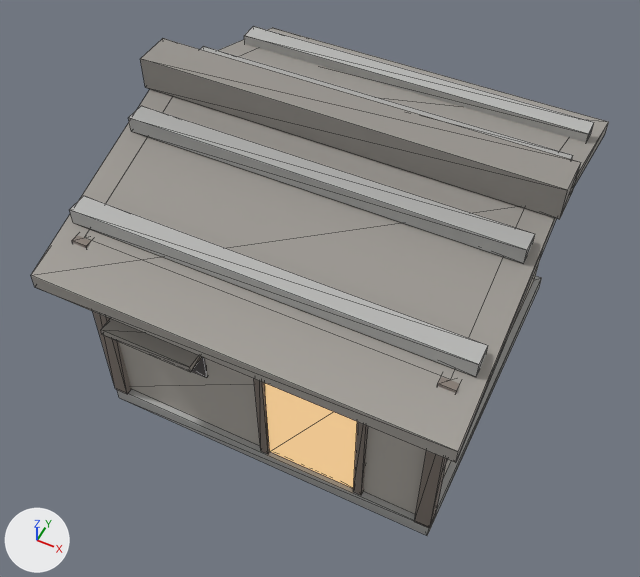
The glTF model Oxygen/project/Assets/Models/JapaneseCity/JP_Poor_Hut_A.glb, before and after one commit.
The view is the same before and after, from a 50 mm lens placed at (3.05, -4.69, 9.24), pointed at (-0.05, 1.5, 1.5). The axes (+X, +Y, +Z) are drawn at lower left. The lights are the same throughout. The older version comes first. Mesh edges are drawn as thin lines. Vertices at exactly the same position are counted once.

The first picture shows 'JP_Poor_Hut_A'.
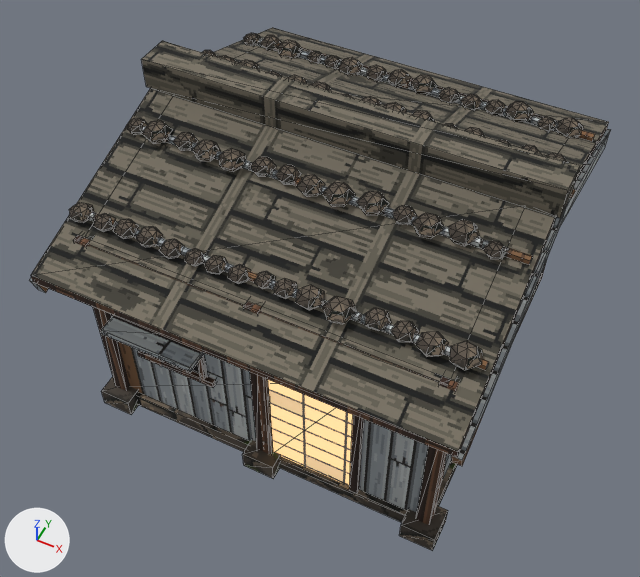
Edits to the bpy script that builds the scene:
```text
Add mat_jp_stone_rough:
    mat_jp_stone_rough = bpy.data.materials.new('JP_Stone_Rough')
    # uses the picture img_jp_stone_rough
Add mat_jp_shoji_patched:
    mat_jp_shoji_patched = bpy.data.materials.new('JP_Shoji_Patched')
    # colours: beige #ffce90, mixed with the vertex colours
    # uses the picture img_jp_shoji_patched
    # uses the picture img_jp_shoji_patched_emi
Add mat_jp_wood_weathered_v:
    mat_jp_wood_weathered_v = bpy.data.materials.new('JP_Wood_Weathered_V')
    # uses the picture img_jp_wood_weathered
Add mat_jp_roof_plank:
    mat_jp_roof_plank = bpy.data.materials.new('JP_Roof_Plank')
    # uses the picture img_jp_roof_plank
Add mat_jp_wood_cedardark:
    mat_jp_wood_cedardark = bpy.data.materials.new('JP_Wood_CedarDark')
    # uses the picture img_jp_wood_cedardark
Add mat_jp_wood_weathered:
    mat_jp_wood_weathered = bpy.data.materials.new('JP_Wood_Weathered')
    # uses the picture img_jp_wood_weathered
Add mat_jp_mat_opening:
    mat_jp_mat_opening = bpy.data.materials.new('JP_Mat_Opening')
    # uses the picture img_jp_mat_opening
Change me_jp_poor_hut_a:
    remove me_jp_poor_hut_a.from_pydata(...)  # 126 vertices, 192 faces; spans x -2.35..2.35, y -0.55..4.55, z 0.0..3.77
    remove me_jp_poor_hut_a.materials.append(mat_jp_gb_stone)
    remove me_jp_poor_hut_a.materials.append(mat_jp_gb_glow)
    remove me_jp_poor_hut_a.materials.append(mat_jp_gb_wood)
    remove me_jp_poor_hut_a.materials.append(mat_jp_gb_opening)
    add me_jp_poor_hut_a.from_pydata(...)  # 1422 vertices, 2470 faces; spans x -2.35..2.35, y -0.55..4.55, z 0.0..3.75
    me_jp_poor_hut_a part 1: a new loose piece, a box spanning x -2.06..2.06, y -0.06..4.06, z 0.0..0.2, in mat_jp_stone_rough
    me_jp_poor_hut_a part 2: a new loose piece, a box spanning x -2.2..-1.8, y -0.22..0.18, z 0.0..0.25, in mat_jp_stone_rough
    me_jp_poor_hut_a part 3: a new loose piece, a box spanning x -0.2..0.2, y -0.22..0.18, z 0.0..0.25, in mat_jp_stone_rough
    me_jp_poor_hut_a part 4: a new loose piece, a box spanning x 1.8..2.2, y -0.22..0.18, z 0.0..0.25, in mat_jp_stone_rough
    me_jp_poor_hut_a part 5: the loose piece of 8 vertices spanning x -2.2..2.2, y 1.24..1.48, z 3.22..3.4 is rebuilt with 10 vertices and now spans x -2.25..2.25, y 1.25..1.33, z 3.22..3.3, in mat_jp_wood_weathered
    me_jp_poor_hut_a part 6: the loose piece of 8 vertices spanning x 1.15..1.25, y -0.06..0.02, z 0.2..2.15 is rebuilt with 8 vertices and now spans x 1.1..1.2, y -0.06..0.04, z 0.2..2.15, in mat_jp_wood_cedardark
    me_jp_poor_hut_a part 7: the loose piece of 8 vertices spanning x -2.2..2.2, y 3.66..3.9, z 2.85..3.03 is rebuilt with 10 vertices and now spans x -2.25..2.25, y 3.75..3.83, z 2.87..2.95, in mat_jp_wood_weathered
    me_jp_poor_hut_a part 8: the loose piece of 8 vertices spanning x -2.2..2.2, y 0.09..0.34, z 2.85..3.03 is rebuilt with 10 vertices and now spans x -2.25..2.25, y 0.18..0.26, z 2.87..2.95, in mat_jp_wood_weathered
    me_jp_poor_hut_a part 9: the loose piece of 8 vertices spanning x 0.05..1.15, y -0.02..0.1, z 0.2..2.05 is rebuilt with 8 vertices and now spans x 0.1..1.1, y -0.02..0.06, z 0.2..2.05, in mat_jp_shoji_patched
    me_jp_poor_hut_a part 10: the loose piece of 8 vertices spanning x -2.35..2.35, y 1.78..2.22, z 3.4..3.77 is rebuilt with 8 vertices and now spans x -2.35..2.35, y 1.8..2.2, z 3.4..3.75, in mat_jp_roof_plank
    me_jp_poor_hut_a part 11: the loose piece of 8 vertices spanning x -2.2..2.2, y 2.52..2.76, z 3.22..3.4 is rebuilt with 10 vertices and now spans x -2.25..2.25, y 2.68..2.76, z 3.22..3.3, in mat_jp_wood_weathered
    me_jp_poor_hut_a part 12: the loose piece of 8 vertices spanning x -0.05..0.05, y -0.06..0.02, z 0.2..2.15 is rebuilt with 8 vertices and now spans x 0.0..0.1, y -0.06..0.04, z 0.2..2.15, in mat_jp_wood_cedardark
    me_jp_poor_hut_a part 13: the loose piece of 8 vertices spanning x -1.5..-0.7, y -0.02..0.1, z 1.2..1.8 is rebuilt with 8 vertices and now spans x -1.5..-0.7, y -0.01..0.04, z 1.2..1.8, in mat_jp_mat_opening
    me_jp_poor_hut_a part 14: 30 vertices removed from x -2.3..2.3, y -0.55..4.55, z 0.0..3.27; 1286 vertices added at x -2.35..2.35, y -0.55..4.55, z 0.2..3.39
    me_jp_poor_hut_a part 15: 2 kept faces spanning x -2.3..2.3, y -0.55..4.55, z 2.62..3.45 get new vertex colours; the middle colour goes from white #f3f3f3 to white #f4f4f4
    me_jp_poor_hut_a part 16: 12 faces spanning x -2.0..2.0, y 0.0..4.0, z 0.2..3.45 switch from mat_jp_gb_wallc to mat_jp_wood_weathered_v
    me_jp_poor_hut_a part 17: 4 faces spanning x -2.3..2.3, y -0.55..4.55, z 2.62..3.45 switch from mat_jp_gb_roofc to mat_jp_roof_plank
    add me_jp_poor_hut_a.materials.append(mat_jp_stone_rough)
    add me_jp_poor_hut_a.materials.append(mat_jp_shoji_patched)
    add me_jp_poor_hut_a.materials.append(mat_jp_wood_cedardark)
    add me_jp_poor_hut_a.materials.append(mat_jp_mat_opening)
    add me_jp_poor_hut_a.materials.append(mat_jp_wood_weathered)
```

Changed parts and their boxes [x1, y1, x2, y2] in the pictures (640 x 577 px):
'JP_Poor_Hut_A', reshaped: before [31, 26, 609, 536]; after [29, 28, 611, 551]
part 1 of me_jp_poor_hut_a, added (mostly hidden): after [136, 285, 538, 522]
part 2 of me_jp_poor_hut_a, added: after [101, 377, 139, 415]
part 3 of me_jp_poor_hut_a, added: after [242, 440, 281, 479]
part 4 of me_jp_poor_hut_a, added: after [399, 505, 448, 551]
part 5 of me_jp_poor_hut_a, rebuilt (9% shorter): before [129, 106, 535, 264]; after [127, 121, 532, 264]
part 6 of me_jp_poor_hut_a, rebuilt (7% taller): before [353, 422, 368, 495]; after [349, 415, 364, 493]
part 7 of me_jp_poor_hut_a, rebuilt (11% shorter): before [244, 26, 594, 142]; after [257, 38, 595, 141]
part 8 of me_jp_poor_hut_a, rebuilt (13% shorter): before [70, 196, 488, 377]; after [89, 212, 489, 370]
part 9 of me_jp_poor_hut_a, rebuilt (9% narrower): before [264, 383, 357, 488]; after [268, 380, 353, 486]
part 10 of me_jp_poor_hut_a, rebuilt: before [140, 38, 581, 219]; after [142, 41, 580, 218]
part 11 of me_jp_poor_hut_a, rebuilt (not visible afterwards): before [201, 46, 573, 159]
part 12 of me_jp_poor_hut_a, rebuilt: before [254, 379, 270, 454]; after [264, 378, 273, 454]
part 13 of me_jp_poor_hut_a, rebuilt (mostly hidden): before [192, 357, 208, 378]; after [192, 355, 208, 377]
part 14 of me_jp_poor_hut_a, cut back: before [31, 122, 609, 536]; after [29, 33, 611, 525]
part 15 of me_jp_poor_hut_a, recoloured (darker): [31, 89, 608, 275] in both
part 16 of me_jp_poor_hut_a, recoloured: before [119, 260, 540, 514]; after [111, 315, 452, 512]
part 17 of me_jp_poor_hut_a, recoloured (darker): [31, 28, 608, 451] in both
